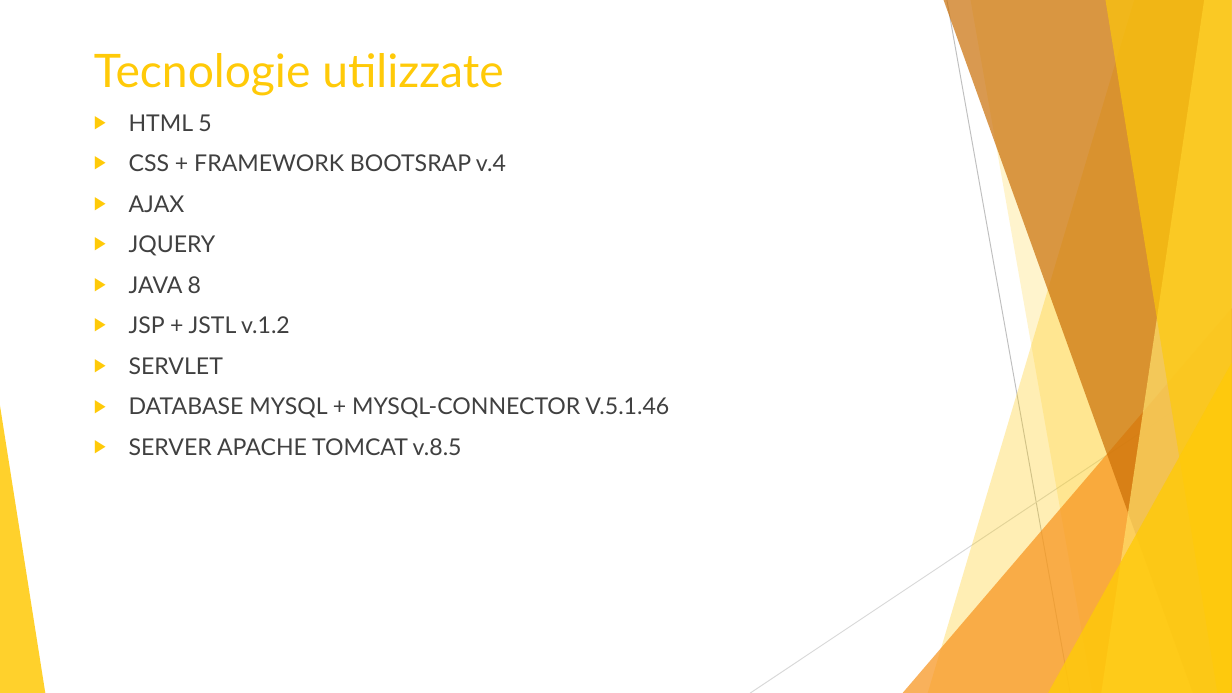
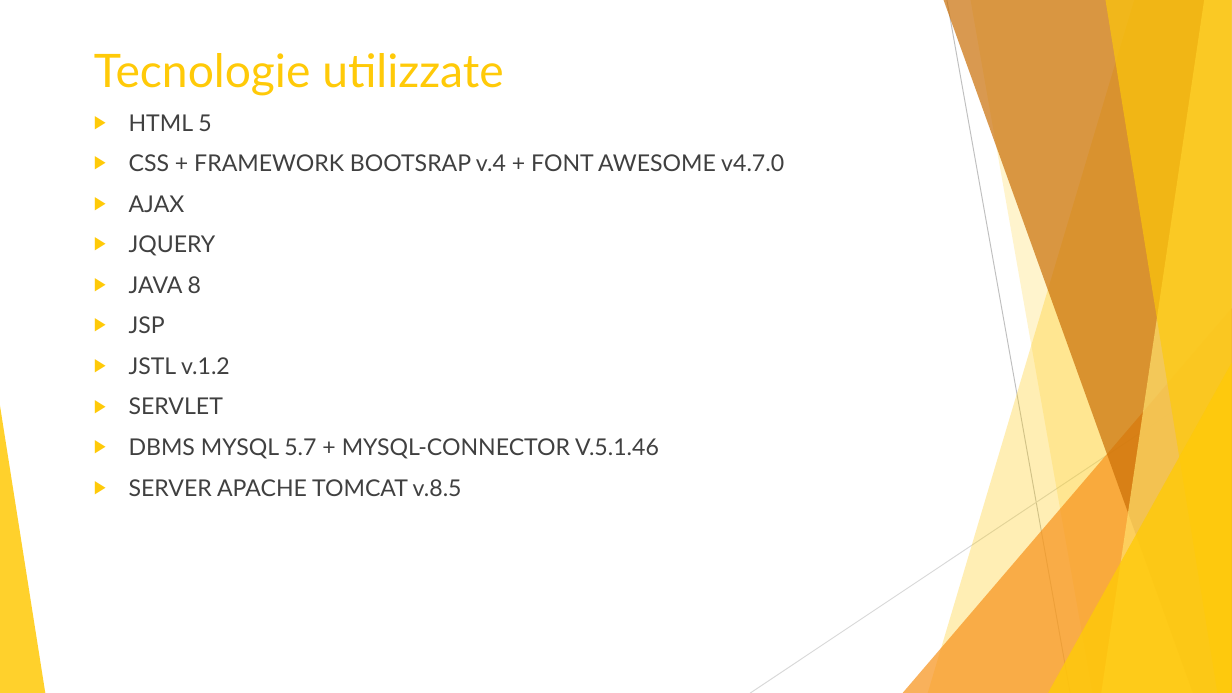
Before and after one commit to aymen94/visionario, a slide deck: slide 5 of documentation/it/Presentazione.pptx. Drawn at 1232x693 pixels with LibreOffice and Linux fonts; fonts in the diff are those of the drawing. Boxes give left, top, right and bottom in pixels: in the first picture for what was removed or moved away, otherwise in the second. Text is boxed around its words. In the diff, an @@ line names an element or a change of style, - is before the commit and + after.

```diff
--- a/documentation/it/Presentazione.pptx
+++ b/documentation/it/Presentazione.pptx
@@ text at [129, 154, 784, 171]: text changed @@
-▶ CSS + FRAMEWORK BOOTSRAP v.4
+▶ CSS + FRAMEWORK BOOTSRAP v.4 + FONT AWESOME v4.7.0
@@ text at [129, 316, 230, 374]: text changed @@
-▶ JSP + JSTL v.1.2
+▶ JSP
+▶ JSTL v.1.2
@@ text at [129, 438, 659, 459]: text changed @@
-▶ DATABASE MYSQL + MYSQL-CONNECTOR V.5.1.46
+▶ DBMS MYSQL 5.7 + MYSQL-CONNECTOR V.5.1.46
```
Also in this commit, not shown: 5 other slides changed.
